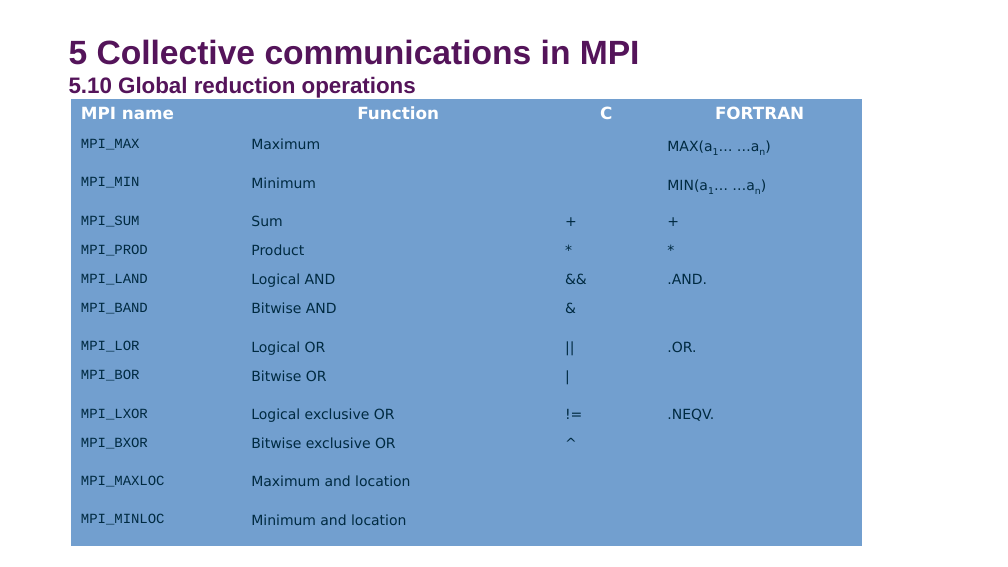
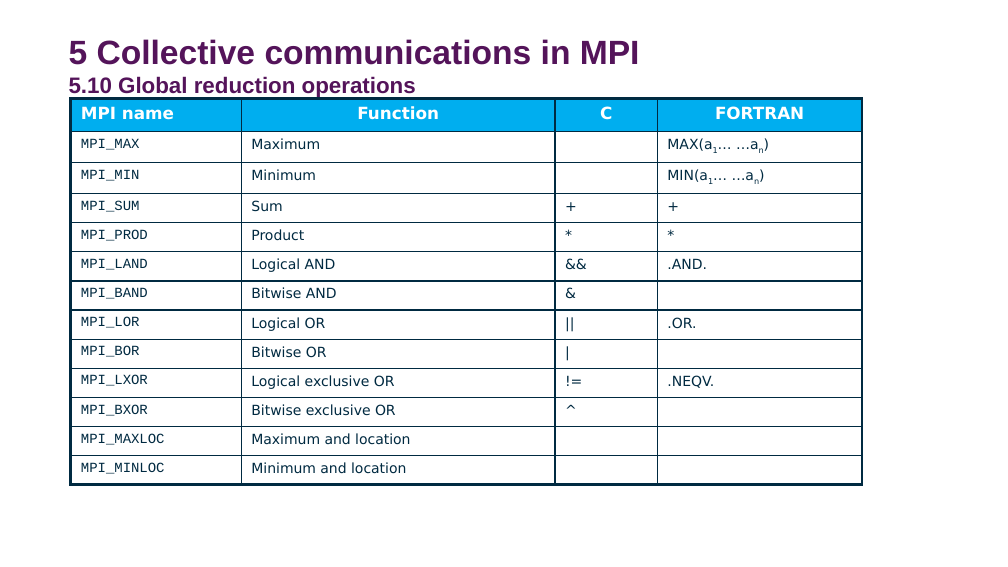
Before and after one commit to DurhamARC-Training/BasicParallelProgramming, a slide deck: slide 67 of OpenMPMPIShortCourse_Spring2026.odp. Drawn at 1008x567 pixels with LibreOffice and Linux fonts; fonts in the diff are those of the drawing; background and template pictures are left out. Boxes give left, top, right and bottom in pixels: in the first picture for what was removed or moved away, otherwise in the second. Text is boxed around its words. In the diff, an @@ line names an element or a change of style, - is before the commit and + after.

Commit message:
Update list of instructors/helper, date and course schedule; begin editing MPI collective communications

```diff
--- a/OpenMPMPIShortCourse_Spring2026.odp
+++ b/OpenMPMPIShortCourse_Spring2026.odp
@@ table at (x1=71, y1=99, x2=861, y2=478) @@
@@ fill #729FCF to #00AEEF in row 1 @@
@@ fill #729FCF to none in 45 cells @@
@@ size 11.6 to 10 pt in "MAX(a1… …an)", "MIN(a1… …an)" @@
@@ borders changed @@
```
Also in this commit, not shown: 47 other slides changed, 12 slides added, 10 slides removed, 2 other files.
